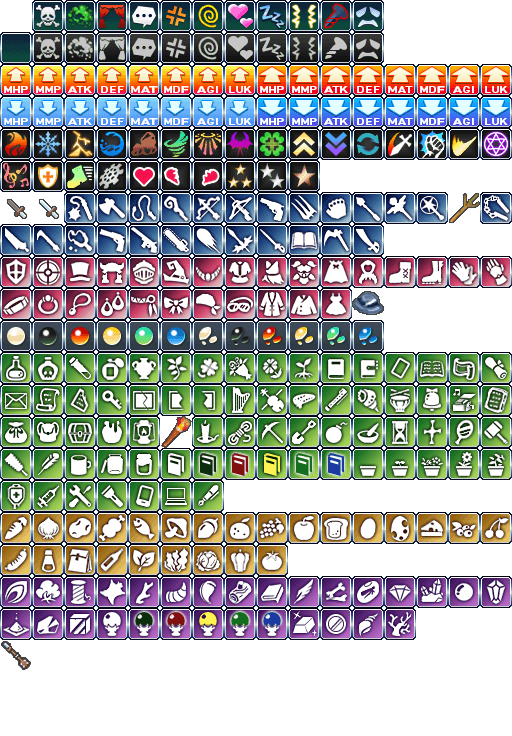
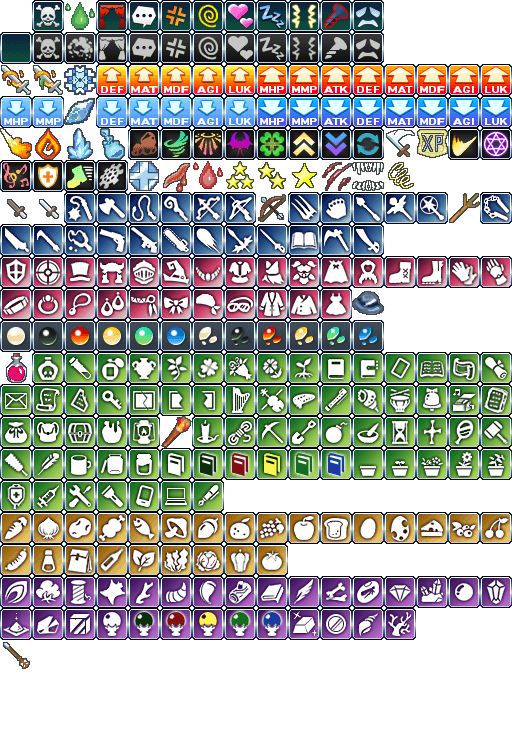
Layered file, before and after one edit (512 x 736). Changes by layer:
added layer "Bleed" above "Wound" over bbox(193, 161, 223, 189)
added layer "Wound" above "Chilled" over bbox(164, 164, 189, 191)
added layer "Chilled" above "Ice Shard" over bbox(65, 66, 95, 94)
added layer "Ice Shard" above "Poison" over bbox(65, 99, 94, 124)
added layer "Poison" above "Hoa's Weapon" over bbox(65, 2, 95, 30)
added layer "Hoa's Weapon" above "Fire Weapon" over bbox(34, 66, 62, 94)
added layer "Fire Weapon" above "Confused" over bbox(2, 66, 30, 94)
added layer "Confused" above "Banh" over bbox(389, 163, 413, 188)
added layer "Banh" above "Water Bubble" over bbox(130, 162, 158, 190)
added layer "Water Bubble" above "Ice" over bbox(101, 129, 124, 159)
added layer "Ice" above "Fire" over bbox(68, 129, 92, 159)
added layer "Fire" above "Layer 16" over bbox(36, 129, 60, 159)
added layer "Fire Breath" above "Star2" over bbox(1, 129, 31, 158)
added layer "Star2" above "Star3" over bbox(259, 163, 285, 188)
added layer "Star3" above "Star1" over bbox(227, 162, 253, 188)
added layer "Star1" above "Bite" over bbox(293, 164, 316, 187)
added layer "Bite" above "Shoot" over bbox(353, 163, 383, 190)
added layer "Shoot" above "Attack" over bbox(259, 195, 285, 221)
added layer "Attack" above "Short Sword" over bbox(387, 130, 414, 156)
painted on "Arrow" over bbox(2, 642, 30, 670)
added layer "Scratch" above "Exp" over bbox(323, 163, 351, 190)
added layer "Exp" above "Potion" over bbox(418, 130, 447, 157)
added layer "Potion" above "Old" over bbox(7, 354, 26, 382)
painted on "Layer 1" over bbox(0, 0, 448, 384)
